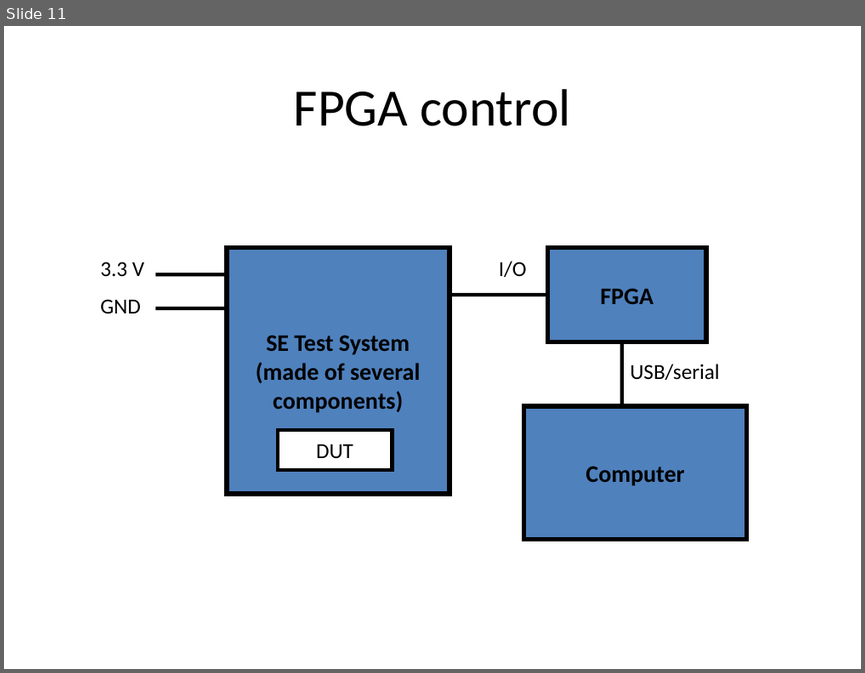
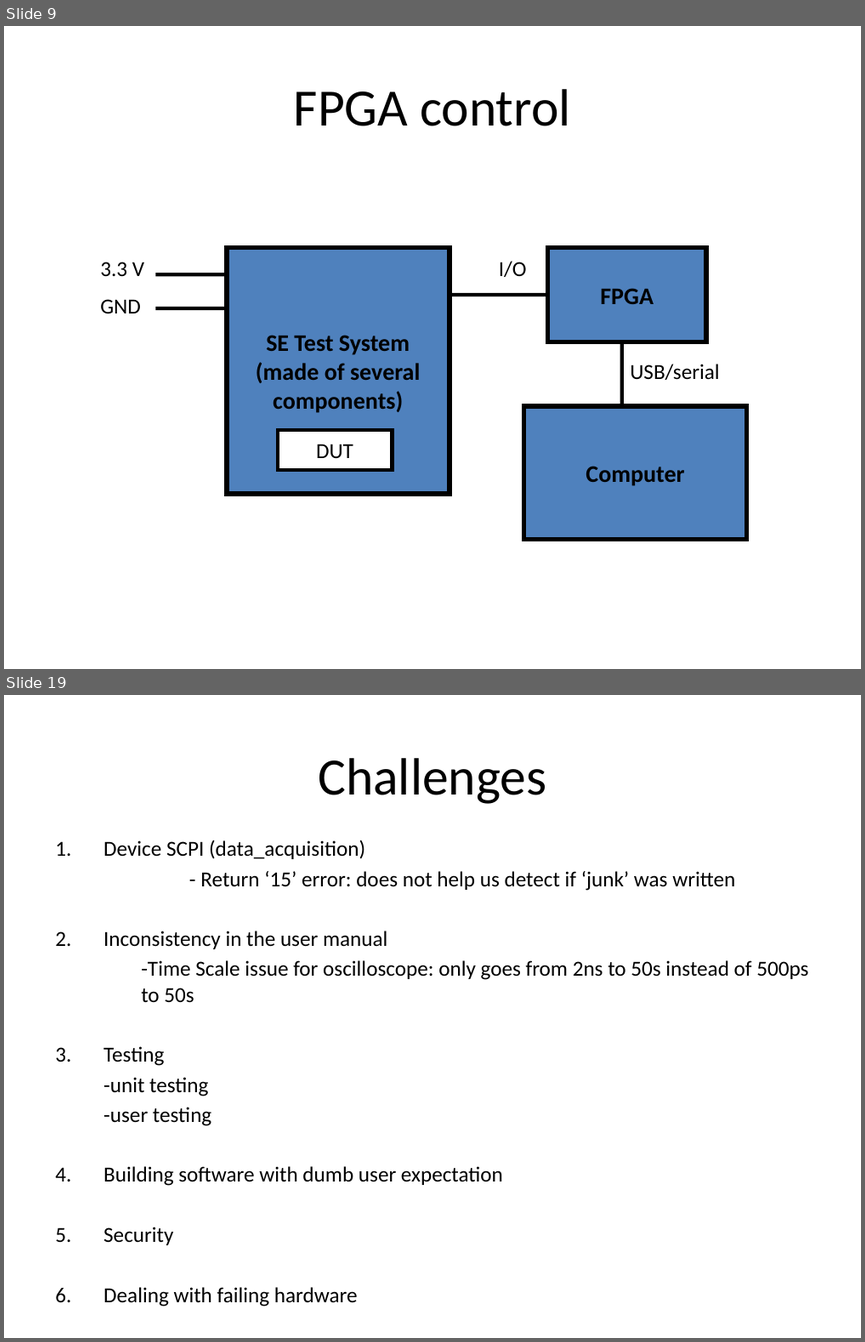
Before and after one commit to doctoboggan/DeathRay, a slide deck: manuals/desReview.pptx. Shown one above the other, each under a label of ours: slide 11 before the commit, slides 9 and 19 after it; the slides between them are not shown. The pictures are 865x673 and 865x1342 pixels, drawn with LibreOffice and Linux fonts; fonts in the diff are those of the drawing. Boxes give left, top, right and bottom in pixels: in the first picture for what was removed or moved away, otherwise in the second. Text is boxed around its words. In the diff, an @@ line names an element or a change of style, - is before the commit and + after.

```diff
--- a/manuals/desReview.pptx
+++ b/manuals/desReview.pptx
@@ slide 19 added at [4, 695, 861, 1338], background #FFFFFF @@
@@ title added at [318, 758, 546, 804], 44 pt, text #000000 @@
+Challenges
@@ text added at [103, 839, 808, 1306], 18 pt, text #000000 @@
+1. Device SCPI (data_acquisition)
+- Return ‘15’ error: does not help us detect if ‘junk’ was written
+2. Inconsistency in the user manual
+  -Time Scale issue for oscilloscope: only goes from 2ns to 50s instead of 500ps to 50s
+3. Testing
+-unit testing
+-user testing
+4. Building software with dumb user expectation
+5. Security
+6. Dealing with failing hardware
@@ what was slide 11 is now slide 9 @@
```
Also in this commit, not shown: 11 slides changed, 4 other slides added, 2 slides removed.
